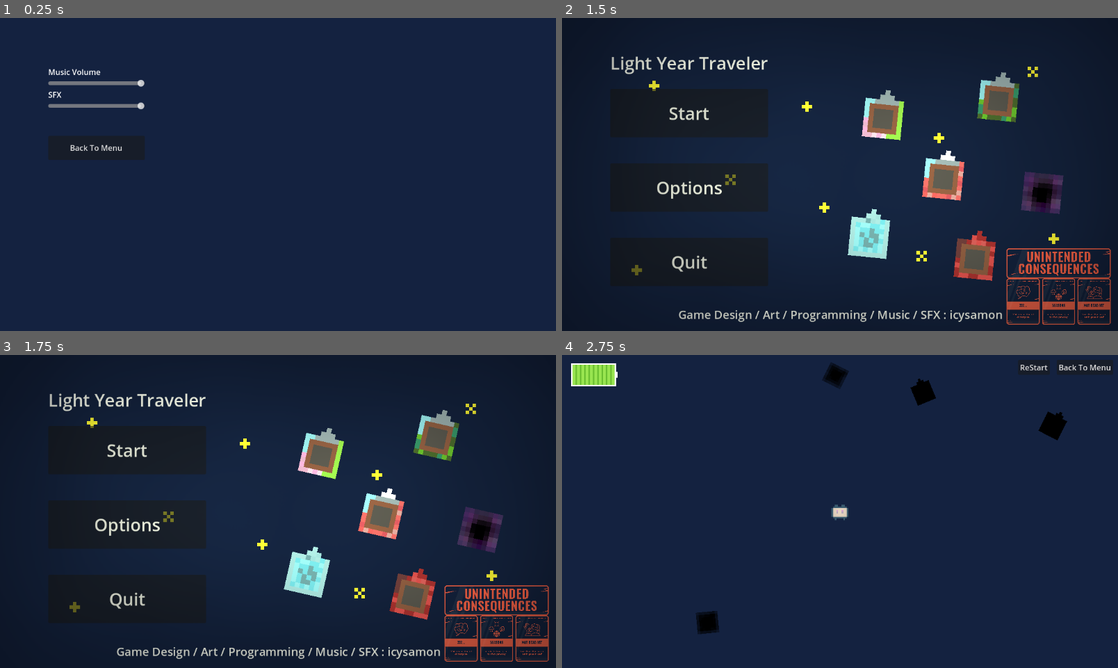
Above: before the commit, frames 1-4 (two rows, left to right).
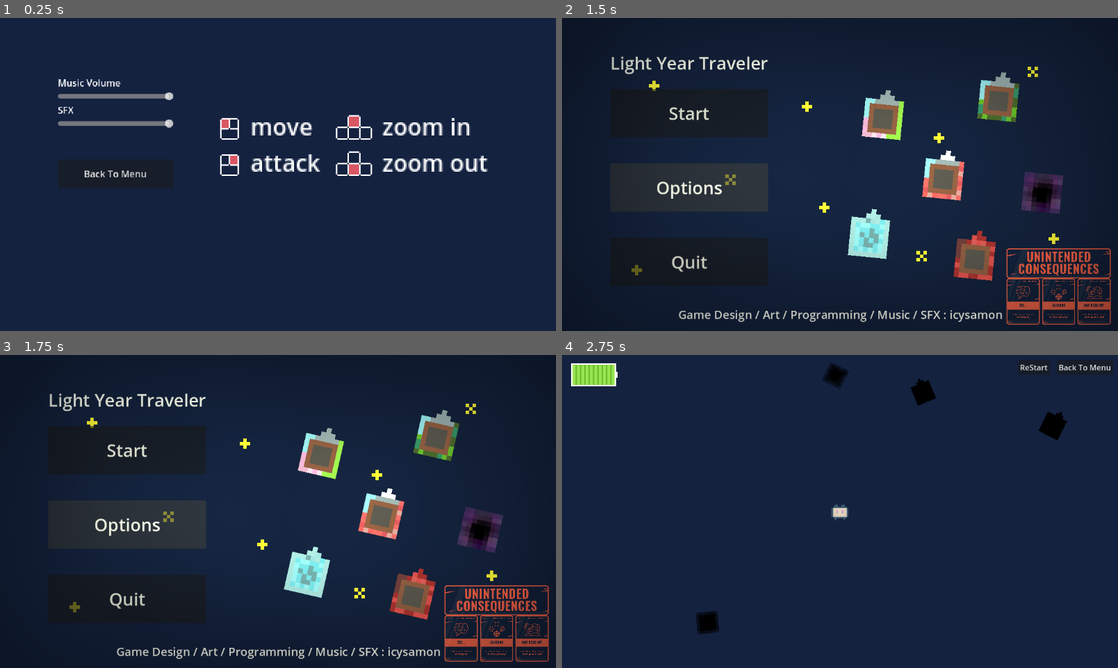
Above: after the commit, the same moments.

Repository: icysamon/LightYearsTraveler
Game: Godot game, scene res://scene/main/options.tscn
The game is run twice, just before and just after one commit, with the same random seed, the same clock (stepped at 60 frames per second) and the same inputs. This scene is started directly instead of the project's main scene.
Inputs (mouse positions are in pixels of both pictures, inside the frame that each line leads up to):
- Up to frame 1 (0.25 s): no input
- Up to frame 2 (1.5 s): tap Enter at 0.5 s; move the mouse to (962, 158) at 0.52 s; hold Right mouse button (attack) 0.53-1.25 s; click (962, 158) at 0.8 s; click "Back To Menu" at 1.25 s
- Up to frame 3 (1.75 s): no input
- Up to frame 4 (2.75 s): click "Start" at 2 s

The runs differ from the first frame. In frame 1, 3.8% of the frame differs, in the area x 8-88%, y 16-51%; in frame 2, less than 0.1%; in frame 3, less than 0.1%; in frame 4, nothing differs.

Commit message:
feat: tutorial

Diff:
--- /dev/null
+++ b/scene/child/tutorial.tscn
@@ -0,0 +1,49 @@
+[gd_scene load_steps=2 format=3 uid="uid://deykiooivvput"]
+
+[ext_resource type="Texture2D" uid="uid://c8x5e71c5xorg" path="res://assets/tutorial/tutorial.png" id="1_fcr08"]
+
+[node name="Tutorial" type="Control"]
+texture_filter = 1
+layout_mode = 3
+anchors_preset = 15
+anchor_right = 1.0
+anchor_bottom = 1.0
+grow_horizontal = 2
+grow_vertical = 2
+
+[node name="TextureRect" type="TextureRect" parent="."]
+layout_mode = 0
+offset_left = 7.0
+offset_top = -57.0
+offset_right = 135.0
+offset_bottom = 71.0
+texture = ExtResource("1_fcr08")
+
+[node name="Label" type="Label" parent="."]
+layout_mode = 0
+offset_left = 29.0
+offset_top = 5.0
+offset_right = 72.0
+offset_bottom = 28.0
+text = "move"
+
+[node name="Label2" type="Label" parent="."]
+offset_left = 29.0
+offset_top = 30.0
+offset_right = 79.0
+offset_bottom = 53.0
+text = "attack"
+
+[node name="Label3" type="Label" parent="."]
+offset_left = 120.0
+offset_top = 5.0
+offset_right = 182.0
+offset_bottom = 28.0
+text = "zoom in"
+
+[node name="Label4" type="Label" parent="."]
+offset_left = 120.0
+offset_top = 30.0
+offset_right = 193.0
+offset_bottom = 53.0
+text = "zoom out"
--- a/scene/main/options.tscn
+++ b/scene/main/options.tscn
@@ -1,8 +1,9 @@
-[gd_scene load_steps=5 format=3 uid="uid://depddnwmtj7fq"]
+[gd_scene load_steps=6 format=3 uid="uid://depddnwmtj7fq"]
 
 [ext_resource type="Script" path="res://scripts/buttons/back_to_menu.gd" id="1_u76ou"]
 [ext_resource type="Script" path="res://scripts/options/slider_music.gd" id="1_wog07"]
 [ext_resource type="Script" path="res://scripts/options/slider_sfx.gd" id="2_2k4qc"]
+[ext_resource type="PackedScene" uid="uid://deykiooivvput" path="res://scene/child/tutorial.tscn" id="4_apqlv"]
 [ext_resource type="AudioStream" uid="uid://cb8udf38rdyb7" path="res://assets/sfx/Lead A Nemesida BS.wav" id="4_gx6rb"]
 
 [node name="Options" type="Control"]
@@ -13,6 +14,17 @@
 grow_horizontal = 2
 grow_vertical = 2
 
+[node name="Tutorial" parent="." instance=ExtResource("4_apqlv")]
+layout_mode = 2
+anchors_preset = 0
+anchor_right = 0.0
+anchor_bottom = 0.0
+offset_left = 432.0
+offset_top = 174.0
+offset_right = 432.0
+offset_bottom = 174.0
+scale = Vector2(3, 3)
+
 [node name="MarginContainer" type="MarginContainer" parent="."]
 layout_mode = 1
 anchors_preset = 15
@@ -20,6 +32,7 @@
 anchor_bottom = 1.0
 grow_horizontal = 2
 grow_vertical = 2
+scale = Vector2(1.2, 1.2)
 theme_override_constants/margin_left = 100
 theme_override_constants/margin_top = 100
 theme_override_constants/margin_right = 100
@@ -75,6 +88,10 @@
 script = ExtResource("1_u76ou")
 sfx = NodePath("../../../../../SFX")
 
+[node name="MarginContainer" type="MarginContainer" parent="MarginContainer/HBoxContainer"]
+layout_mode = 2
+theme_override_constants/margin_left = 100
+
 [node name="SFX" type="AudioStreamPlayer" parent="."]
 stream = ExtResource("4_gx6rb")
 bus = &"SFX"
Binary file added: assets/tutorial/tutorial-export.png
Not shown, added: assets/tutorial/tutorial-export.png.import
Binary file added: assets/tutorial/tutorial.aseprite
Binary file added: assets/tutorial/tutorial.png
Not shown, added: assets/tutorial/tutorial.png.import
Not shown, added: assets/tutorial/tutorial.kra
Not shown, added: assets/tutorial/tutorial.kra~
